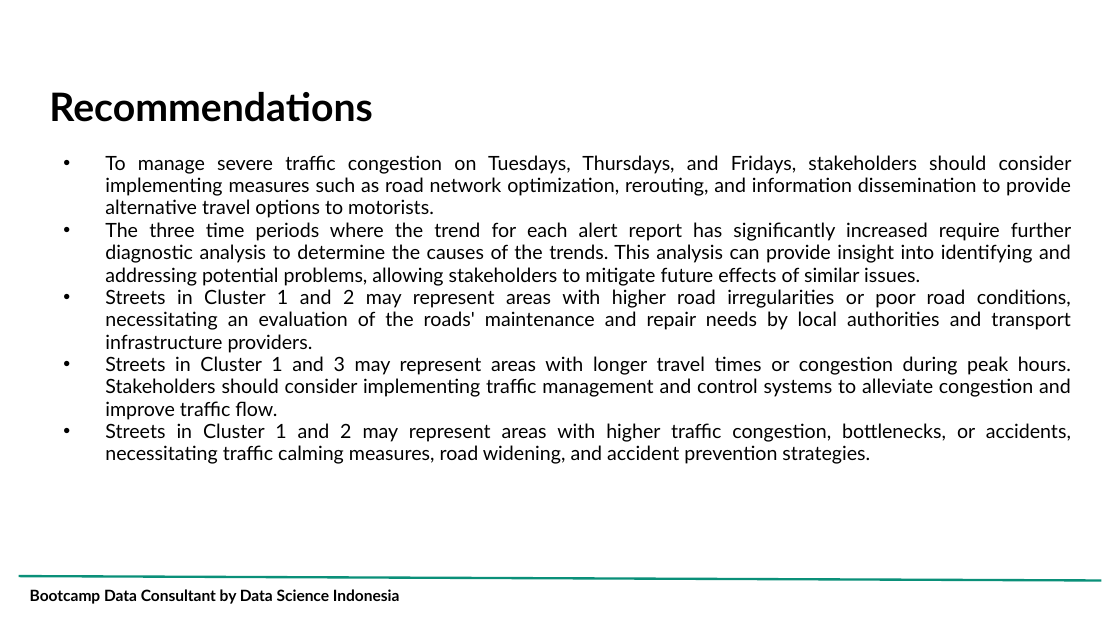
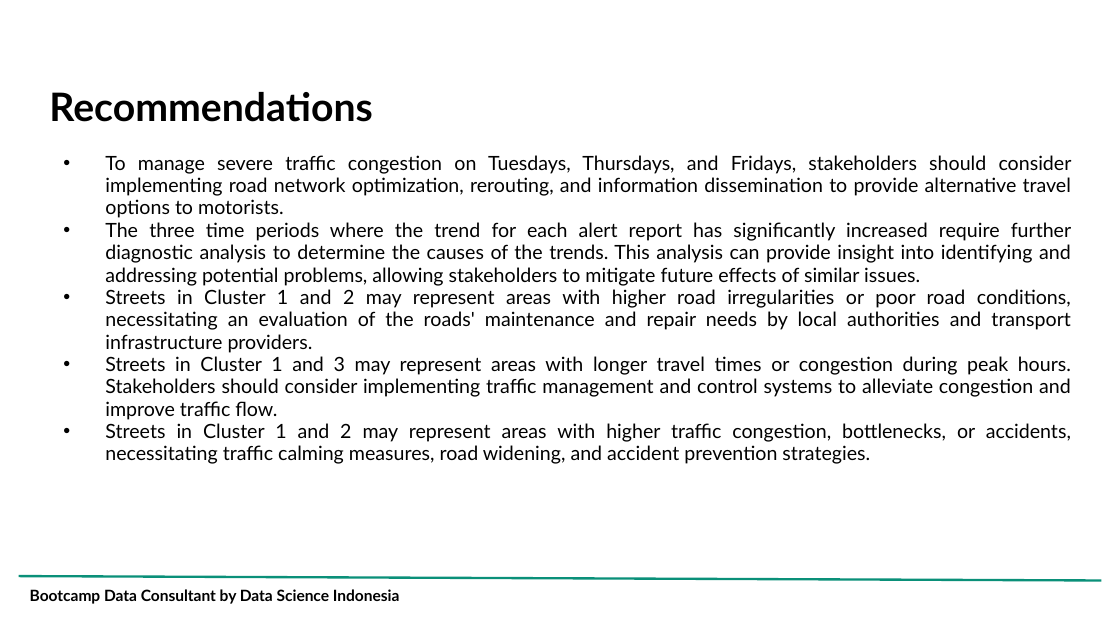
Before and after one commit to adrn-mm/DSLS_Mini-Project-DS_Adrian-Maulana-Muhammad, a slide deck: slide 41 of reports/Project Report_Mini Project DS_Adrian Maulana Muhammad.pptx. Drawn at 1120x630 pixels with LibreOffice and Linux fonts; fonts in the diff are those of the drawing; background and template pictures are left out. Boxes give left, top, right and bottom in pixels: in the first picture for what was removed or moved away, otherwise in the second. Text is boxed around its words. In the diff, an @@ line names an element or a change of style, - is before the commit and + after.

```diff
--- a/reports/Project Report_Mini Project DS_Adrian Maulana Muhammad.pptx
+++ b/reports/Project Report_Mini Project DS_Adrian Maulana Muhammad.pptx
@@ text at (x1=105, y1=155, x2=1072, y2=218): text changed @@
-• To manage severe traffic congestion on Tuesdays, Thursdays, and Fridays, stakeholders should consider implementing measures such as road network optimization, rerouting, and information dissemination to provide alternative travel options to motorists.
+• To manage severe traffic congestion on Tuesdays, Thursdays, and Fridays, stakeholders should consider implementing road network optimization, rerouting, and information dissemination to provide alternative travel options to motorists.
```
Also in this commit, not shown: 1 other slide changed, 1 other file.
